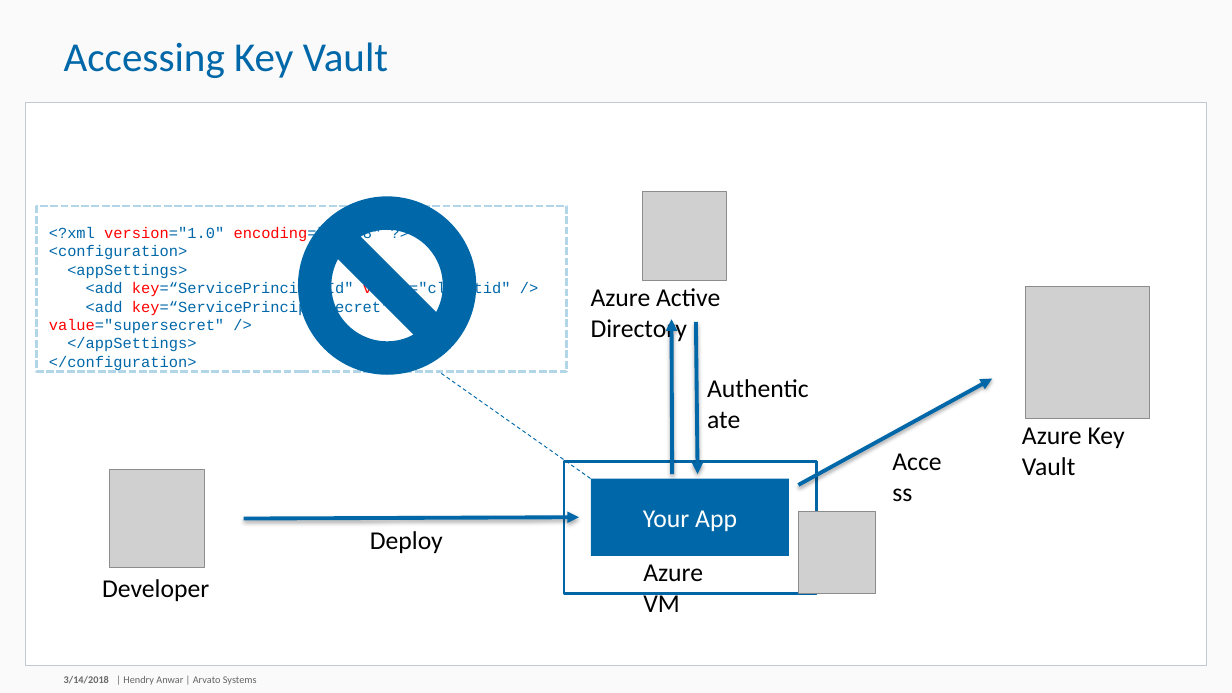
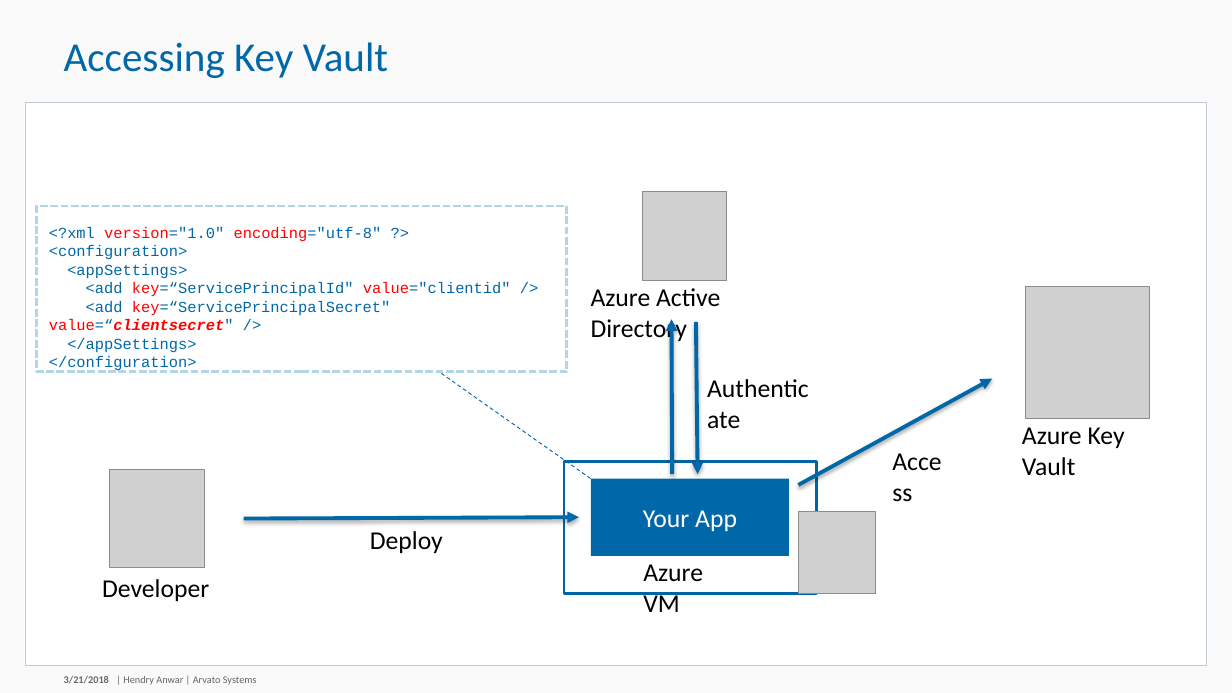
Before and after one commit to hendryanw/devcon-secure-access-keyvault-secrets, a slide deck: slide 8 of Securely Access Secrets within Azure Key Vault.pptx. Drawn at 1232x693 pixels with LibreOffice and Linux fonts; fonts in the diff are those of the drawing; grey boxes stand for pictures; background and template pictures are left out. Boxes give left, top, right and bottom in pixels: in the first picture for what was removed or moved away, otherwise in the second. Text is boxed around its words. In the diff, an @@ line names an element or a change of style, - is before the commit and + after.

Commit message:
Small update to the presentation and the commands text.

```diff
--- a/Securely Access Secrets within Azure Key Vault.pptx
+++ b/Securely Access Secrets within Azure Key Vault.pptx
@@ no-entry sign removed at (x1=298, y1=197, x2=477, y2=375) @@
@@ text at (x1=49, y1=301, x2=390, y2=330): text changed @@
-<add key=“ServicePrincipalSecret" value="supersecret" />
+<add key=“ServicePrincipalSecret" value=“clientsecret" />
@@ text at (x1=64, y1=676, x2=109, y2=684): text changed @@
-3/14/2018
+3/21/2018
```
Also in this commit, not shown: 11 other slides changed, 2 other files.
